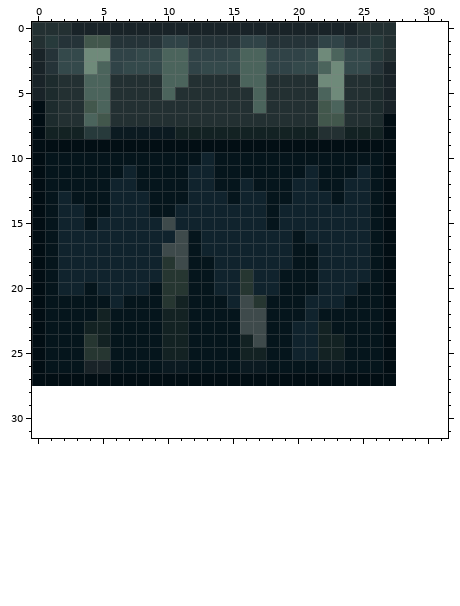
File history of a pixel-art sprite, textures/blocks/ender_chest_side.png. Above is the file before it was changed.
The file is 28x28 pixels. Colours within 5 levels of each other are drawn and written as one. The old version is drawn lined up with the new one, on the new canvas.
After:
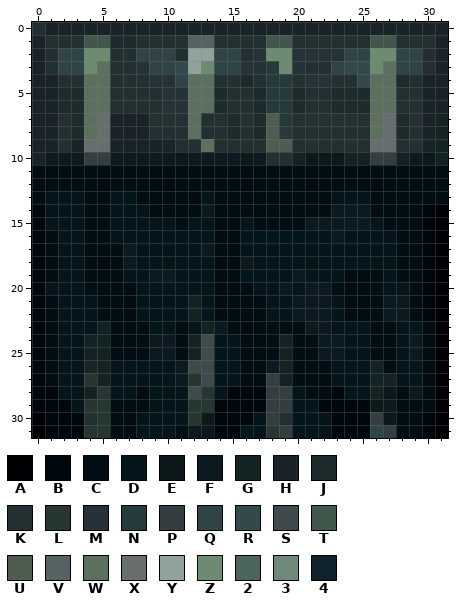
Palette (. is transparent): A #000004  B #00080e  C #020e14  D #05151c  E #0d181b  F #0b1a21  G #132223  H #192328  J #1d2b2d  K #233032  L #263631  M #253338  N #273a3b  P #343d3f  Q #304347  R #34494b  S #3e4a4b  T #42574c  U #4e5d50  V #556263  W #5c705f  X #676e6d  Y #91a19d  Z #6c8b71  2 #4b645c  3 #6f8a7a  4 #10232d
The edit:
canvas 28x28 -> 32x32
@@ x 0..31 @@
- 0 KKKHHHHHHHHHHHHHHHHHHHHHHKKK....
- 1 KNMMTTMMMMQQMMMMQQMMMMQQMMNK....
- 2 HMRR33QQRR22QQQR22QQQR32RRNK....
- 3 HMRR32QRRR22QRRR22QQRR23RRMH....
- 4 HJKK22KKKK22KKKK22KKKK33KKJH....
- 5 HJKK22KKKK2KKKKKK2KKKK23KKJH....
- 6 CJKKT2KKKKKKKKKKK2KKKKT2KKJH....
- 7 CJKK2TKKKKKKKKKKKKKKKKTTKKJC....
- 8 CGGGNNFFFFFGGGGGGGGGGGKKGGGC....
- 9 CCCCCCCCCCCCCCCCCCCCCCCCCCCC....
-10 CDDDDDDDDDDDD4DDDDDDDDDDDDDC....
-11 CDDDDDD4DDDD44DDDDDDD4DDD4DC....
-12 CDDDDD44DDDD44DD4DDD44DD44DC....
-13 CD4DDD444DDD444D44DD444D44DC....
-14 CD44DD444DD4444444D4444444DC....
-15 CD44D44444S4444444D4444444DC....
-16 CD444444444SD4444444D44444DC....
-17 CD44444444SSD4444444DD4444DC....
-18 CD44444444LSDD444444DD4444DC....
-19 CD44444444LLDD44L44DDD4444DC....
-20 CD44D4444DLLDD44L44DDD444DDC....
-21 CDDDDD4DDDLGDDD4SLDDD444DDDC....
-22 CDDDDGDDDDGGDDDDSSDDD4DDDDDC....
-23 CDDDGGDDDDGGDDDDSSDD44GDDDDC....
-24 CDDDLGDDDDGGDDDDGSDD44GGDDDC....
-25 CDDDLLDDDDGGDDDDGGDD44GGDDDC....
-26 CDDDHHDDDDFFDDDDFFDDDDFFDDDC....
-27 CCCCCCCCCCCCCCCCCCCCCCCCCCCC....
-28 ................................
-29 ................................
-30 ................................
-31 ................................
+ 0 KHHHHHHHHHHHHHHHHHHHHHHHHHHHHHHH
+ 1 HKKKTTJJKKKKVVKKKKTTKKKKKKTTKKKH
+ 2 HKQQZZKKQQQKYYQQKMZZMMMMQQZZQQKH
+ 3 HKQQZWKKMQQRYZQQMMNZMKKQRRZWQQKH
+ 4 HHKKWWKKKMMQWWKKJKNNKMMKKRWWJKHH
+ 5 HHJJWWKKKKMMWWJKKJNNJKKJJJWWKKHH
+ 6 HHJJWWKKKKMMWWJKKJNNJKKJJJWWKKHH
+ 7 HHKJWXHHHKKKWKKJKJUNKKKKKKWXJKHG
+ 8 HHKJWXHHHKKKWKKJKJUNKKKKKKWXJKHG
+ 9 HHKHXXHHHHHKKWKKKKUUKKKKKKXXKKHG
+10 HFFFPPFFFFFEFFFFEFKKGEEEGGPPGFEG
+11 CCCCCCCCCCCCCCCCCCCCCCCCCCCCCCCC
+12 CCCCCCCCCCCCCCCCCCCCCCCCCCCCCCCC
+13 CDDDCCDDCCCCCDCCCCCCCCCDDDCCCCCC
+14 BDDDCCDDDCCCCFCCCCCCCCCFFFCCCCBA
+15 BDDDCCDDDDDCDDCCDCCCCFFFFFDCCCBA
+16 BCDDCCDDDDDDDDCCDDDDDDDFDDDDCCBA
+17 BCDDCCCFDDDDDFCCDDDDDDDDDDDDCCBA
+18 BCDDCCCFDDDDDDCCFDDDDDDDDDDDCCBA
+19 BCDDCCCDDFFDDDCCDDDDFDDDCCCDCCBA
+20 BDDDCCCCDDDDDDCCCDDFDFFCCCCDDCBA
+21 BCDDDCCCDDDDGDCCCCDDFFFDCCCFFCBA
+22 BCDDDCCCDDDDGDCCCCDDFFFDCCCFFCBA
+23 BCDDDGCCCDDCDGFCCCCCCFFDDDCCDDCA
+24 BCDDGGCCCFFCGSDDCCCGCCFFDDCCDFCA
+25 BCDDGGCCCFFCGSDDCCCGCCFFDDCCDFCA
+26 BCDDHGDDDDDFSSDDCCFGCCCDDDGCDDCA
+27 BCDDLGDDDDDFLSDDCCPGCCCDDDGGDDCA
+28 BBDDGLDDCDDDSLDBBBPPDCCBDDGECFCA
+29 BBBDLLCCCDDDLLBBBBPPDDBBBBEFCCCA
+30 ABBBKLCCDDDDLEBBBDPKDDDBBBPECCBA
+31 ABBBLLCCDDDCFEBBDDLPDDDBBBQPCCBA
